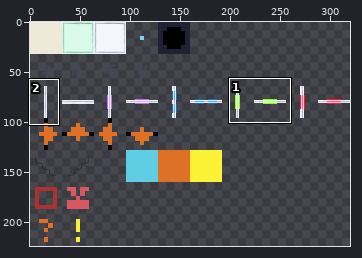
Sprite sheet: src/client/atlases/map/map_general.png. The picture above shows the old version from afar; the outline marks the close-up.
Close-up. Before the edit:
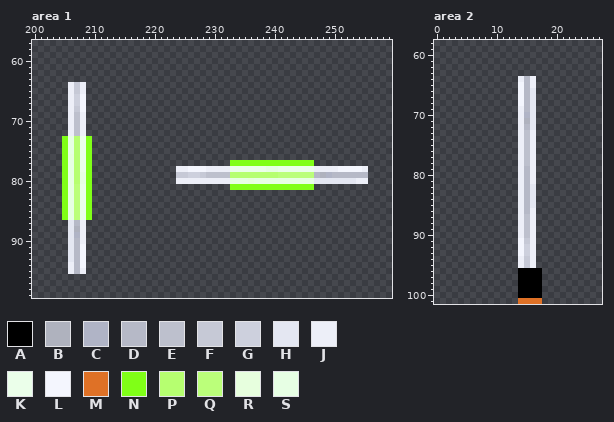
The file is 320x224 pixels. Pixels under 10% opacity are left out. Colours within 5 levels of each other are drawn and written as one. Shown: area 1: x 200..259, y 57..99; area 2: x 0..27, y 58..101. The commit also changed other parts of the picture, which this record leaves out.
Palette (. is transparent): A #000000  B #afb2be  C #b0b4c6  D #b6b9c7  E #bdc0cd  F #c6c9d6  G #cdd0dd  H #e4e7f2  J #edeff8  K #ebffea  L #f4f6fe  M #df7126  N #80ff17  P #b6ff70  Q #bbff7a  R #e7ffde  S #e7ffe4
New version:
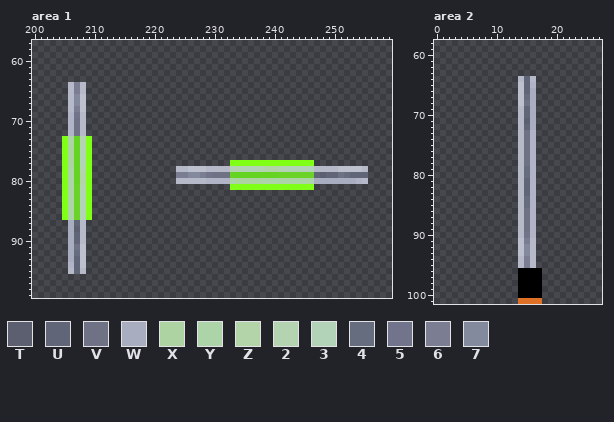
Colours new in this view: T #5b5f6f  U #616578  V #6e7284  W #a8adbf  X #add3a2  Y #add3a8  Z #b3d3a9  2 #b3d3b1  3 #b3d3b8  4 #666d7e  5 #71748a  6 #7b7e93  7 #848a9d
The exact change:
colour P: #b6ff70 -> #64d321
colour Q: #bbff7a -> #6bd327
Changed rows in their new state; - is a pixel that keeps its letter.
Area 1:
first column x 206:
 64 D6D-----------------------------------------------
 65 D6D-----------------------------------------------
 66 D7E-----------------------------------------------
 67 D7E-----------------------------------------------
 68 D6E-----------------------------------------------
 69 C5D-----------------------------------------------
 70 CVD-----------------------------------------------
 71 CVD-----------------------------------------------
 72 CVD-----------------------------------------------
 73 Y-2-----------------------------------------------
 74 X-2-----------------------------------------------
 75 X-3-----------------------------------------------
 76 X-3-----------------------------------------------
 77 X-3-----------------------------------------------
 78 Y-2---------------DDEEEDDDD223332ZZ233333DDDDEEEED
 79 Y-Z---------------667765VVV--------------UTUUV4UUU
 80 Y-Z---------------DDDDDCCCCYXXXXYYYYYYYYYWWWWWWWCD
 81 Y-2-----------------------------------------------
 82 Y-3-----------------------------------------------
 83 Y-3-----------------------------------------------
 84 Y-3-----------------------------------------------
 85 Y-3-----------------------------------------------
 86 Y-3-----------------------------------------------
 87 WUD-----------------------------------------------
 88 WTD-----------------------------------------------
 89 WUD-----------------------------------------------
 90 WUD-----------------------------------------------
 91 WVE-----------------------------------------------
 92 W4E-----------------------------------------------
 93 WUE-----------------------------------------------
 94 CUE-----------------------------------------------
 95 DUD-----------------------------------------------
Area 2:
first column x 14:
 64 DUD
 65 EUC
 66 EUW
 67 E4W
 68 EVW
 69 DUW
 70 DUW
 71 DTW
 72 DUW
 73 DVC
 74 DVC
 75 DVC
 76 DVC
 77 DVC
 78 DVC
 79 D4C
 80 D4C
 81 DUC
 82 DUC
 83 DUC
 84 D4C
 85 D4C
 86 DVC
 87 DVC
 88 DVC
 89 DVC
 90 D5C
 91 E6D
 92 E7D
 93 E7D
 94 D6D
 95 D6D
Where, in picture pixels (left, top, right, bottom), the same in both close-ups:
changed: (68, 82, 86, 274)
changed: (176, 166, 368, 184)
changed: (518, 76, 536, 268)
